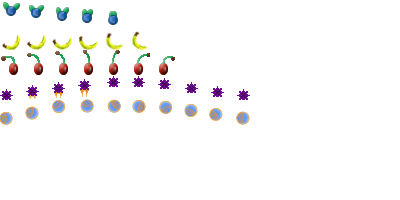
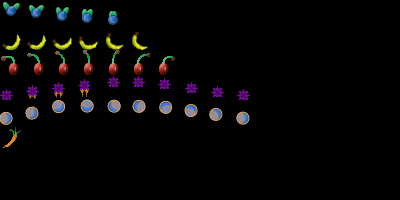
Two versions of the same layered image (400x200). Layer-by-layer changes:
added group "carrot" with 2 layers in group "Fruits" over [3, 127, 21, 148]
added layer "Layer 6" in group "carrot" over [9, 127, 21, 135]
added layer "body" in group "carrot" over [3, 133, 17, 148]
showed "Layer 0" over [0, 0, 400, 200]
